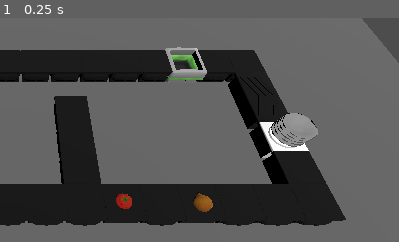
Above: before the commit, frame 1.
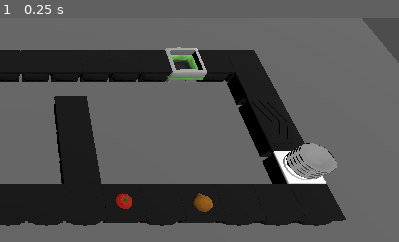
Above: after the commit, the same moment.

Repository: KFANullSense/TSE2025
Game: Godot game, scene res://Game Scenes/Level2.tscn
The game is run twice, just before and just after one commit, with the same random seed, the same clock (stepped at 60 frames per second) and the same inputs. This scene is started directly instead of the project's main scene.
Inputs:
- Up to frame 1 (0.25 s): no input
The pictures show only the part of the screen within x 50-100%, y 15-65%; the shares and areas given below are measured in that part.

The runs differ from the first frame. In frame 1, 4.0% of the frame differs, in the area x 56-85%, y 26-75%.

Commit message:
fixed ui bug, fixed clipping on level 2, added pot timer reduction on ingredient add

Diff:
--- a/Game Scenes/Level2.tscn
+++ b/Game Scenes/Level2.tscn
@@ -48,7 +48,7 @@
 transform = Transform3D(1, 0, 0, 0, 1, 0, 0, 0, 1, 3, 0, 3)
 
 [node name="PlateHolder" parent="." instance=ExtResource("4_1kcm1")]
-transform = Transform3D(1, 0, 0, 0, 1, 0, 0, 0, 1, 8, 0, 1)
+transform = Transform3D(1, 0, 0, 0, 1, 0, 0, 0, 1, 8, 0, 2)
 
 [node name="CuttingCounter" parent="." instance=ExtResource("5_1q270")]
 transform = Transform3D(-1, 0, -8.74228e-08, 0, 1, 0, 8.74228e-08, 0, -1, -3, 0, 3)
@@ -65,7 +65,7 @@
 script = ExtResource("7_oyr1v")
 
 [node name="HandInCounter" parent="." instance=ExtResource("8_yx8b2")]
-transform = Transform3D(1.31134e-07, 0, -1, 0, 1, 0, 1, 0, 1.31134e-07, 8, 0, -0.5)
+transform = Transform3D(1.31134e-07, 0, -1, 0, 1, 0, 1, 0, 1.31134e-07, 8, 0, 0.5)
 
 [node name="CounterHolder" type="Node" parent="."]
 
@@ -151,7 +151,7 @@
 transform = Transform3D(1, 0, 0, 0, 1, 0, 0, 0, 1, 8, 0, 3)
 
 [node name="Counter37" parent="CounterHolder" instance=ExtResource("9_dc8n1")]
-transform = Transform3D(1, 0, 0, 0, 1, 0, 0, 0, 1, 8, 0, 2)
+transform = Transform3D(1, 0, 0, 0, 1, 0, 0, 0, 1, 8, 0, -1)
 
 [node name="Counter38" parent="CounterHolder" instance=ExtResource("9_dc8n1")]
 transform = Transform3D(1, 0, 0, 0, 1, 0, 0, 0, 1, 7, 0, -2)
--- a/Game Scenes/player_select_menu.tscn
+++ b/Game Scenes/player_select_menu.tscn
@@ -63,6 +63,7 @@
 
 [node name="RightButton" type="Button" parent="CanvasLayer/LevelNameLabel"]
 unique_name_in_owner = true
+layout_mode = 0
 offset_left = 506.5
 offset_top = 4.0
 offset_right = 565.5
@@ -72,6 +73,7 @@
 
 [node name="LeftButton" type="Button" parent="CanvasLayer/LevelNameLabel"]
 unique_name_in_owner = true
+layout_mode = 0
 offset_left = 0.5
 offset_top = 4.0
 offset_right = 59.5
--- a/Prefab Objects/UI/ingredientDisplay.tscn
+++ b/Prefab Objects/UI/ingredientDisplay.tscn
@@ -13,6 +13,7 @@
 script = ExtResource("1_1iqlq")
 
 [node name="SubViewportContainer" type="SubViewportContainer" parent="."]
+clip_children = 1
 offset_top = 1.0
 offset_right = 256.0
 offset_bottom = 257.0
--- a/Prefab Objects/UI/progressBar.tscn
+++ b/Prefab Objects/UI/progressBar.tscn
@@ -12,6 +12,7 @@
 texture = SubResource("ViewportTexture_5s15q")
 
 [node name="SubViewportContainer" type="SubViewportContainer" parent="."]
+clip_children = 1
 offset_top = 1.0
 offset_right = 256.0
 offset_bottom = 257.0
--- a/Scripts/Ingredient Scripts/ingredientStack.gd
+++ b/Scripts/Ingredient Scripts/ingredientStack.gd
@@ -83,7 +83,7 @@
 func removeAllIngredients(shouldDeleteIngredients: bool = true):
 	get_node("%SoupMesh").visible = false
 
-	if (shouldDeleteIngredients):
+	if (shouldDeleteIngredients and localStackType == StackType.INGREDIENTS):
 		for ing in currentIngredients:
 			ing.free()
 
--- a/Scripts/Interactables/cooking_Pot.gd
+++ b/Scripts/Interactables/cooking_Pot.gd
@@ -60,6 +60,10 @@
 
 	localIngredientDisplay.updateIngredientSprites(localIngredients)
 	fill_meshes[localIngredients.size() - 1].visible = true
+
+	if (cookProgress > 0):
+		cookProgress = clampf(cookProgress - (TIME_TO_COOK / 6), 0, TIME_TO_COOK)
+
 	return true
 
 func _process(delta: float) -> void:
